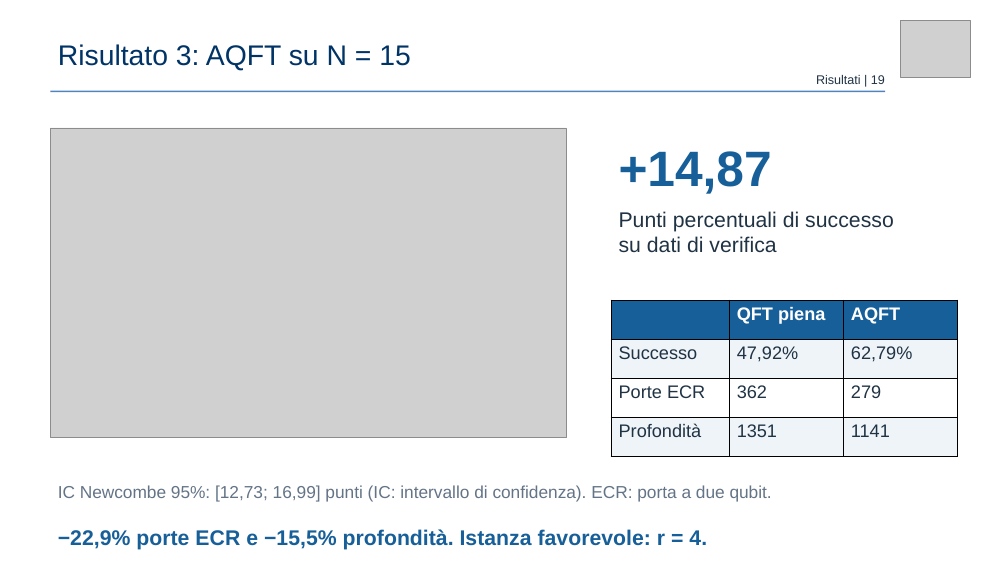
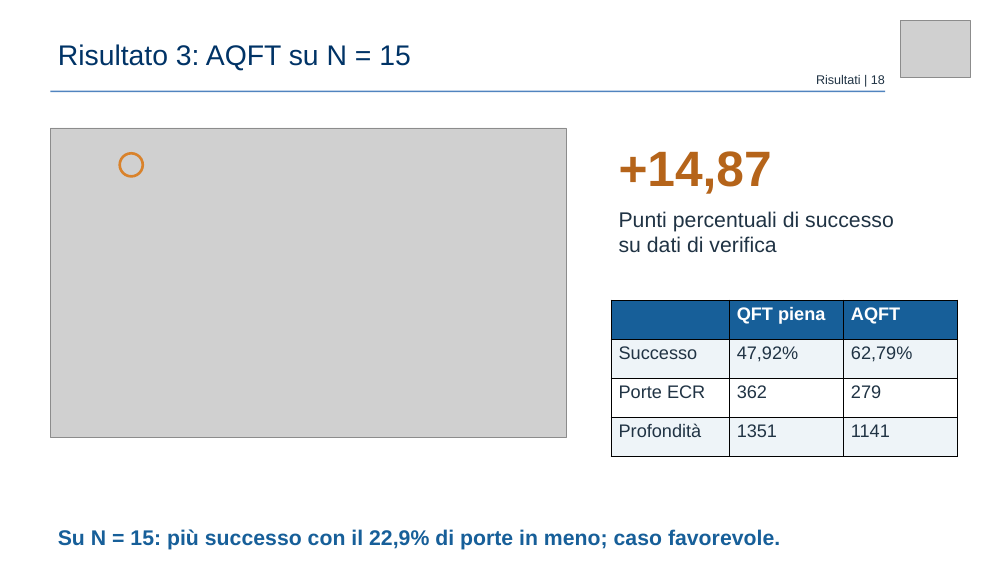
Before and after one commit to claudio-dragotta/shor-nisq-qec-thesis, a slide deck: slide 18 of presentazione/pptx prova/Dragotta Claudio.pptx (slide 19 before the commit). Drawn at 1008x567 pixels with LibreOffice and Linux fonts; fonts in the diff are those of the drawing; grey boxes stand for pictures. Boxes give left, top, right and bottom in pixels: in the first picture for what was removed or moved away, otherwise in the second. Text is boxed around its words. In the diff, an @@ line names an element or a change of style, - is before the commit and + after.

```diff
--- a/presentazione/pptx prova/Dragotta Claudio.pptx
+++ b/presentazione/pptx prova/Dragotta Claudio.pptx
@@ text "+14,87" at <box>619,151,772,194</box>: text colour #175F99 to #B5641A @@
@@ ellipse added at <box>119,154,143,177</box>, outline #D9822B 2.5 pt @@
@@ text removed at <box>58,485,772,502</box> @@
-IC Newcombe 95%: [12,73; 16,99] punti (IC: intervallo di confidenza). ECR: porta a due qubit.
@@ text at <box>58,529,780,550</box>: text changed @@
-−22,9% porte ECR e −15,5% profondità. Istanza favorevole: r = 4.
+Su N = 15: più successo con il 22,9% di porte in meno; caso favorevole.
```
Also in this commit, not shown: 16 other slides changed, 1 slide added, 1 slide removed, 5 other files.
